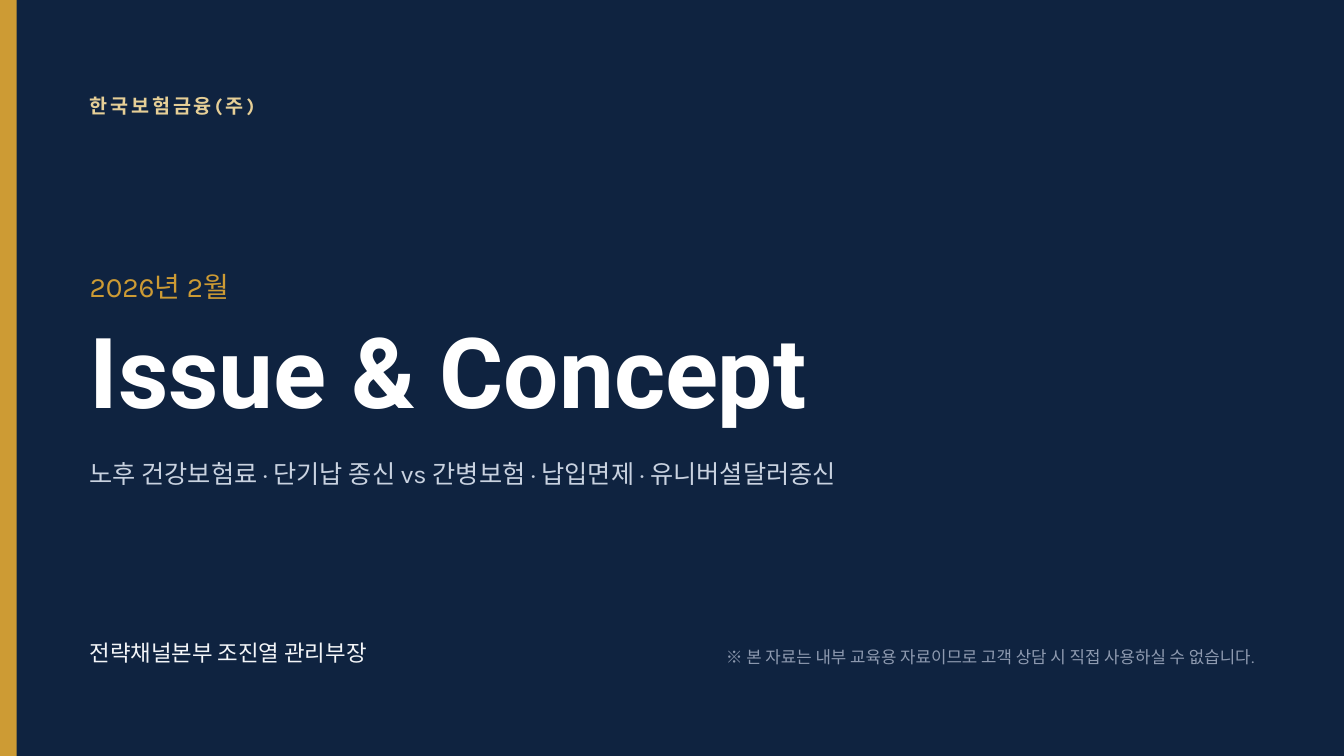
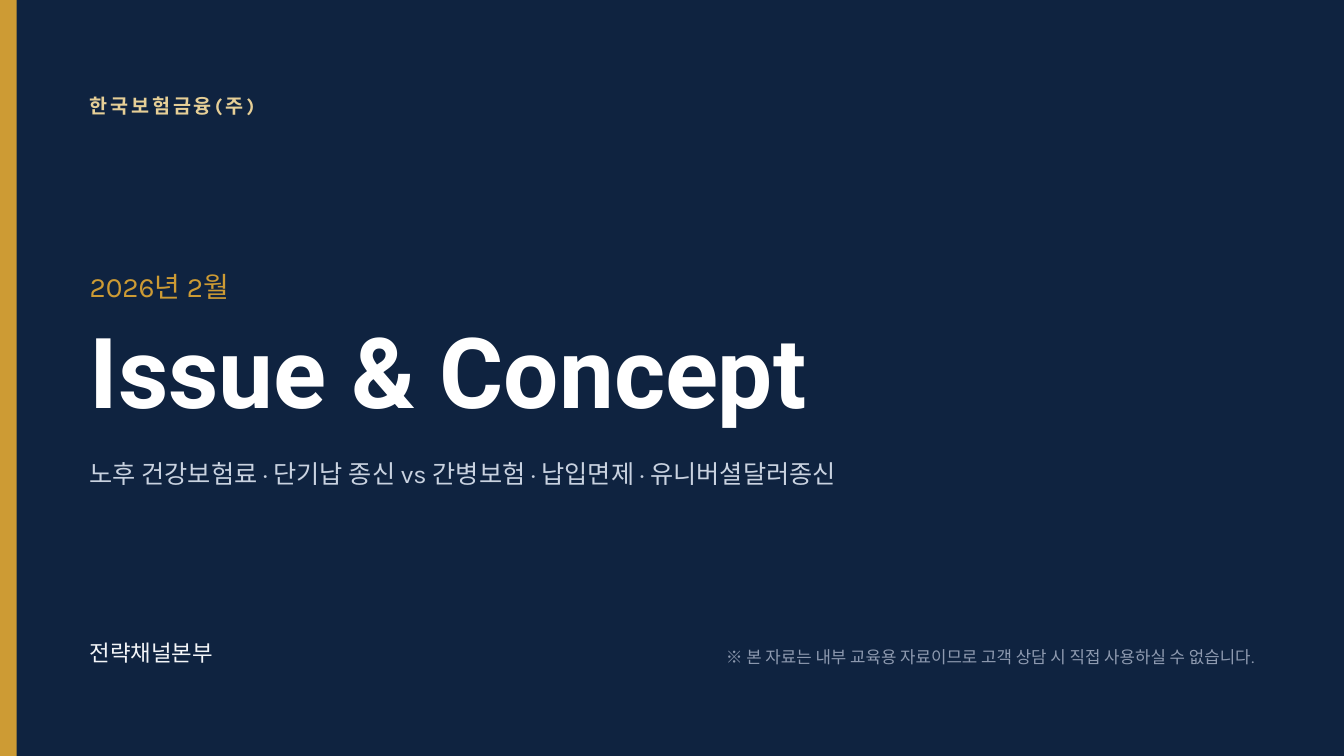
Before and after one commit to bluewind1124-ui/kif, a slide deck: slide 1 of files/concept/2026-02/2026년_2월_Issue_Concept_dg8bm.pptx. Drawn at 1344x756 pixels with LibreOffice and Linux fonts; fonts in the diff are those of the drawing. Boxes give left, top, right and bottom in pixels: in the first picture for what was removed or moved away, otherwise in the second. Text is boxed around its words. In the diff, an @@ line names an element or a change of style, - is before the commit and + after.

```diff
--- a/files/concept/2026-02/2026년_2월_Issue_Concept_dg8bm.pptx
+++ b/files/concept/2026-02/2026년_2월_Issue_Concept_dg8bm.pptx
@@ text at (90, 642, 213, 663): text changed @@
-전략채널본부 조진열 관리부장
+전략채널본부
```
Also in this commit, not shown: 1 other slide changed, 17 other files.
